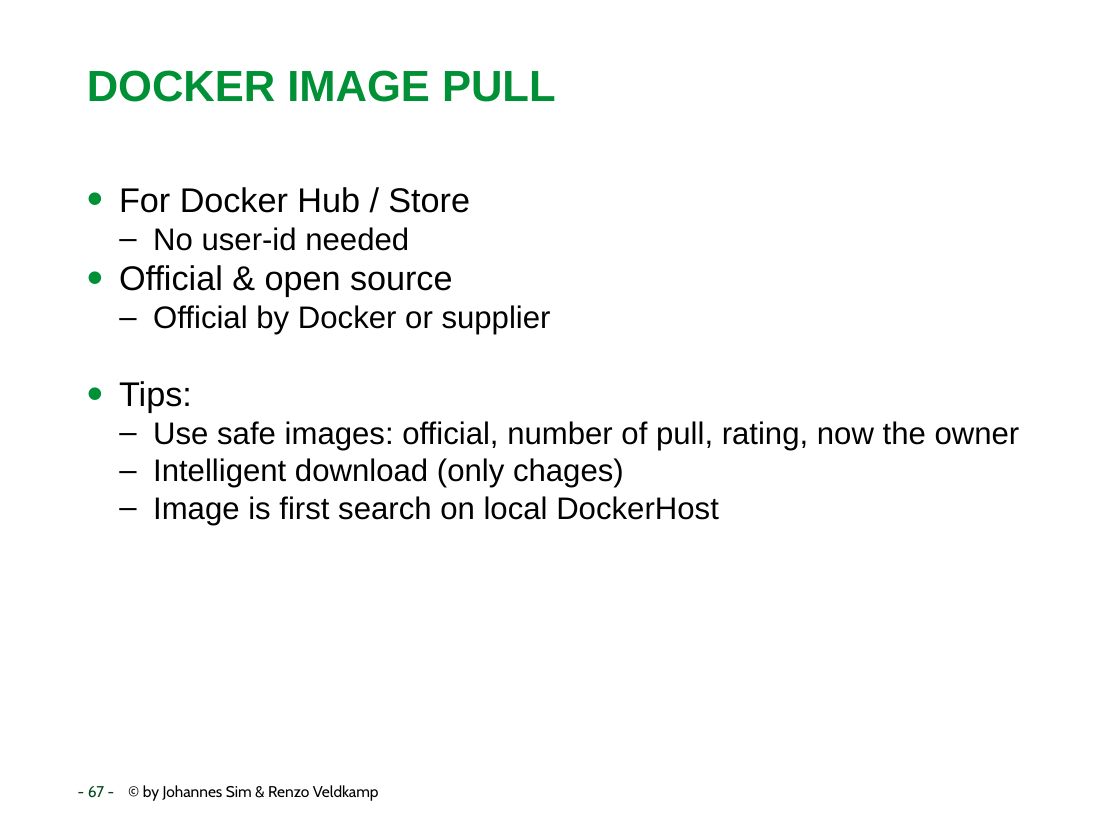
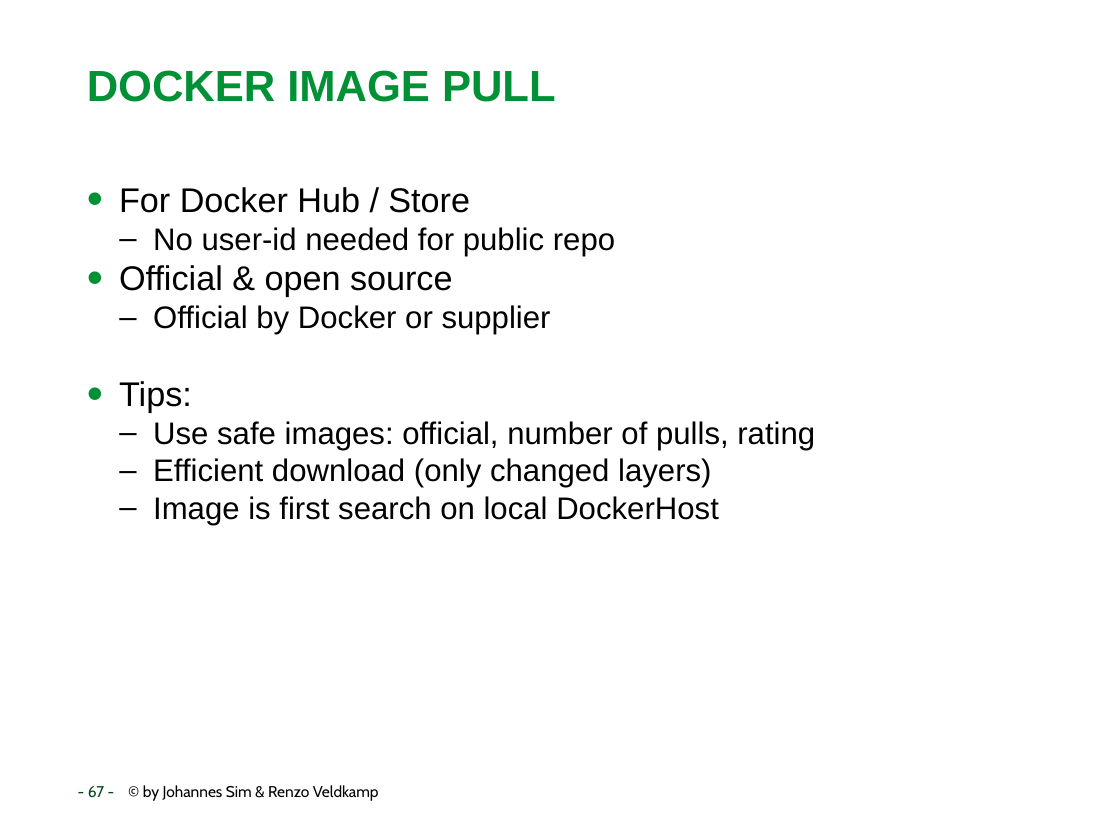
Before and after one commit to RenzoVeldkamp/MicroContainer, a slide deck: slide 67 of Presentatie/Docker101.pptx. Drawn at 1120x840 pixels with LibreOffice and Linux fonts; fonts in the diff are those of the drawing; background and template pictures are left out. Boxes give left, top, right and bottom in pixels: in the first picture for what was removed or moved away, otherwise in the second. Text is boxed around its words. In the diff, an @@ line names an element or a change of style, - is before the commit and + after.

Commit message:
Docker101 1.0

```diff
--- a/Presentatie/Docker101.pptx
+++ b/Presentatie/Docker101.pptx
@@ text at box(153, 227, 615, 256): text changed @@
-  – No user-id needed
+  – No user-id needed for public repo
@@ text at box(153, 421, 815, 488): text changed @@
-  – Use safe images: official, number of pull, rating, now the owner
-  – Intelligent download (only chages)
+  – Use safe images: official, number of pulls, rating
+  – Efficient download (only changed layers)
```
Also in this commit, not shown: 30 other slides changed, 1 slide added, 10 slides removed.
